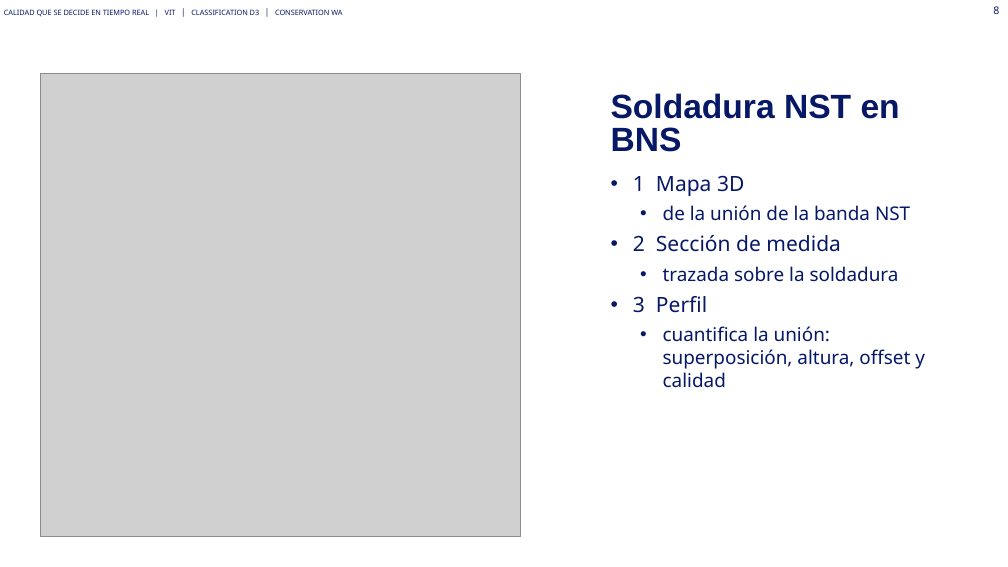
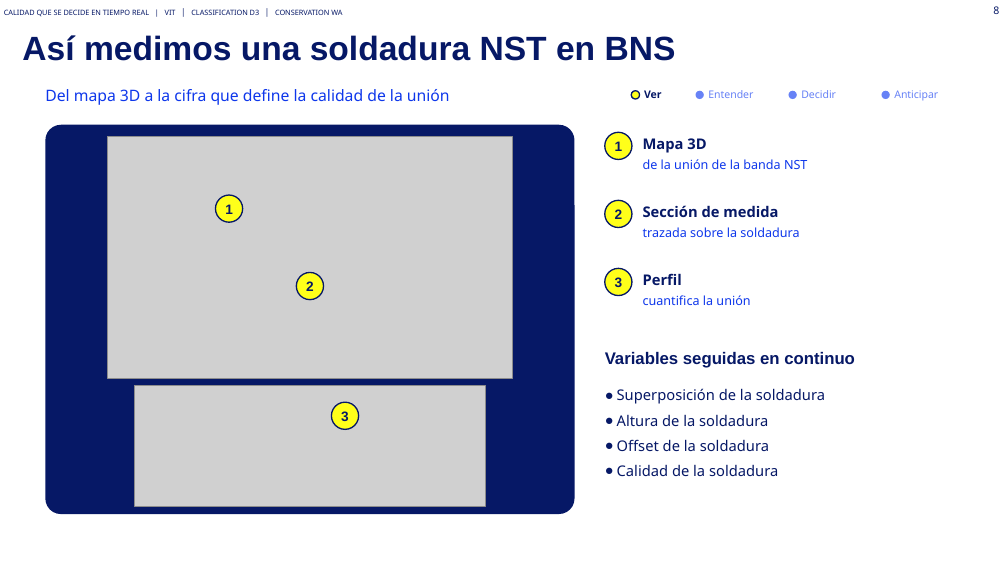
Before and after one commit to Asierenux/blank-app, a slide deck: slide 8 of presentaciones/Michelin_Hyundai_Fabricacion_Digital_ES_plantilla2026.pptx. Drawn at 1008x567 pixels with LibreOffice and Linux fonts; fonts in the diff are those of the drawing; grey boxes stand for pictures. Boxes give left, top, right and bottom in pixels: in the first picture for what was removed or moved away, otherwise in the second. Text is boxed around its words. In the diff, an @@ line names an element or a change of style, - is before the commit and + after.

```diff
--- a/presentaciones/Michelin_Hyundai_Fabricacion_Digital_ES_plantilla2026.pptx
+++ b/presentaciones/Michelin_Hyundai_Fabricacion_Digital_ES_plantilla2026.pptx
@@ title "Así medimos una soldadura NST ..." at [22,35,676,61]: vertical alignment top to middle @@
@@ title at [22,35,676,61]: text changed @@
-Soldadura NST en BNS
+Así medimos una soldadura NST en BNS
@@ picture removed at [41,74,521,536] @@
@@ text added at [45,89,450,105], 15 pt, text #0E37EB @@
+Del mapa 3D a la cifra que define la calidad de la unión
@@ ellipse added at [631,91,640,99], fill #FFFF1A, outline #061866 1.25 pt @@
@@ text added at [644,90,662,98], 10 pt, text #061866, bold @@
+Ver
@@ ellipse added at [696,91,704,99], fill #6782F6 @@
@@ text added at [708,90,753,98], 10 pt, text #6782F6 @@
+Entender
@@ ellipse added at [789,91,797,99], fill #6782F6 @@
@@ text added at [801,90,836,98], 10 pt, text #6782F6 @@
+Decidir
@@ ellipse added at [882,91,890,99], fill #6782F6 @@
@@ text added at [894,90,938,101], 10 pt, text #6782F6 @@
+Anticipar
@@ rounded rectangle added at [45,125,575,514], fill #061866 @@
@@ picture added at [108,136,513,378] @@
@@ ellipse added at [605,132,632,160], fill #FFFF1A, outline #061866 1.25 pt @@
@@ text added at [615,141,623,151], 13 pt, text #061866, bold @@
+1
@@ text added at [643,138,807,169], 12 pt, text #0E37EB @@
+Mapa 3D
+de la unión de la banda NST
@@ text removed at [633,175,925,388] @@
-• 1 Mapa 3D
-  • de la unión de la banda NST
-• 2 Sección de medida
-  • trazada sobre la soldadura
-• 3 Perfil
-  • cuantifica la unión: superposición, altura, offset y calidad
@@ ellipse added at [216,195,243,222], fill #FFFF1A, outline #061866 1.25 pt @@
@@ text added at [225,204,233,214], 13 pt, text #061866, bold @@
+1
@@ ellipse added at [605,200,632,228], fill #FFFF1A, outline #061866 1.25 pt @@
@@ text added at [615,209,623,219], 13 pt, text #061866, bold @@
+2
@@ text added at [643,205,799,237], 12 pt, text #0E37EB @@
+Sección de medida
+trazada sobre la soldadura
@@ ellipse added at [605,268,632,296], fill #FFFF1A, outline #061866 1.25 pt @@
@@ ellipse added at [296,272,324,299], fill #FFFF1A, outline #061866 1.25 pt @@
@@ text added at [306,281,314,291], 13 pt, text #061866, bold @@
+2
@@ text added at [615,277,623,287], 13 pt, text #061866, bold @@
+3
@@ text added at [643,273,750,305], 12 pt, text #0E37EB @@
+Perfil
+cuantifica la unión
@@ text added at [605,352,855,368], 16 pt, text #061866, bold @@
+Variables seguidas en continuo
@@ picture added at [135,386,485,507] @@
@@ text added at [617,388,825,476], 14 pt, text #061866 @@
+● Superposición de la soldadura
+● Altura de la soldadura
+● Offset de la soldadura
+● Calidad de la soldadura
@@ ellipse added at [331,402,358,430], fill #FFFF1A, outline #061866 1.25 pt @@
@@ text added at [341,411,349,421], 13 pt, text #061866, bold @@
+3
```
Also in this commit, not shown: 25 other slides changed, 1 other file.
